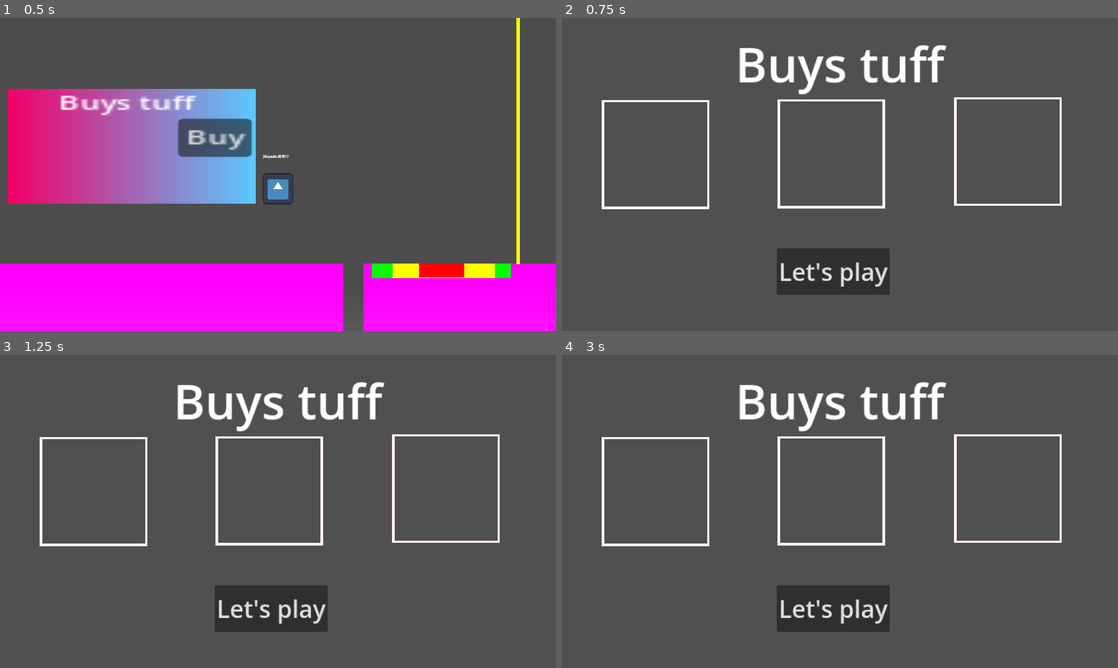
Above: before the commit, frames 1-4 (two rows, left to right).
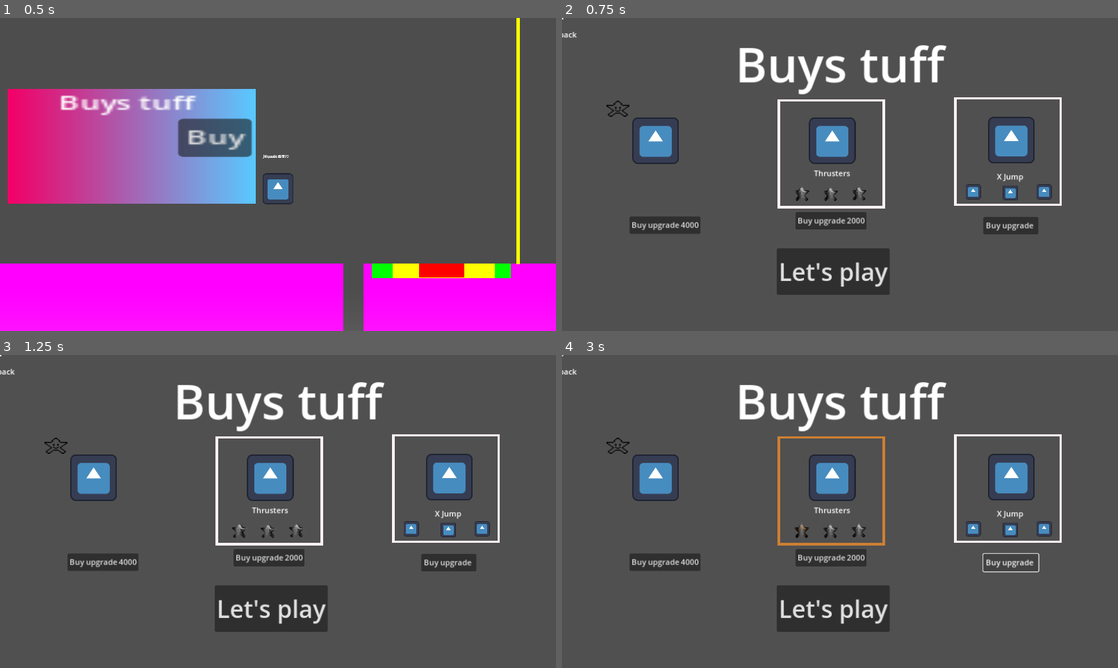
Above: after the commit, the same moments.

Repository: ARLJohnston/DSGJam2025
Game: Godot game, scene res://Main.tscn
Same seed, same stepped clock (60 frames per second), same inputs: the game is played once before the commit and once after it. The engine's default icon, where the game draws it, is replaced by a stand-in: a white triangle on a blue panel in a dark square.
Inputs (mouse positions are in pixels of both pictures, inside the frame that each line leads up to):
- Up to frame 1 (0.5 s): no input
- Up to frame 2 (0.75 s): click "Buy" at 0.5 s
- Up to frame 3 (1.25 s): no input
- Up to frame 4 (3 s): click (667, 561) at 1.25 s, where only the run after the commit has a clickable "Buy upgrade 4000"; click (828, 558) at 2 s, where only the run after the commit has a clickable "Buy upgrade 2000"; click (1012, 561) at 2.75 s, where only the run after the commit has a clickable "Buy upgrade"

Frame 1 is identical in both runs. In frame 2, 6.8% of the frame differs, in the area x 0-89%, y 0-70%; in frame 3, 6.8%; in frame 4, 7.1%.

Commit message:
create thruster upgrade mechanism in the menu

Diff:
--- a/Main.tscn
+++ b/Main.tscn
@@ -7,6 +7,12 @@
 [ext_resource type="Script" path="res://landing_zone.gd" id="5_gt764"]
 [ext_resource type="Script" path="res://shop.gd" id="6_6wxs6"]
 [ext_resource type="Script" path="res://shop_ui.gd" id="7_0w4do"]
+[ext_resource type="Script" path="res://item.gd" id="8_ha1y3"]
+[ext_resource type="Texture2D" uid="uid://bl755cmogpf3b" path="res://icon.svg" id="9_vv2q7"]
+[ext_resource type="Texture2D" uid="uid://31y471ietg81" path="res://assets/star.png" id="10_iinf3"]
+[ext_resource type="Script" path="res://thruster.gd" id="11_n385k"]
+[ext_resource type="Texture2D" uid="uid://lmgxg64jw66l" path="res://assets/star_gradient.png" id="12_dqjo1"]
+[ext_resource type="Shader" path="res://glistening.gdshader" id="12_kuat7"]
 
 [sub_resource type="WorldBoundaryShape2D" id="WorldBoundaryShape2D_1te06"]
 
@@ -56,6 +62,17 @@
 gradient = SubResource("Gradient_akg74")
 width = 128
 height = 96
+
+[sub_resource type="ShaderMaterial" id="ShaderMaterial_jc6g7"]
+shader = ExtResource("12_kuat7")
+
+[sub_resource type="GDScript" id="GDScript_3i8dr"]
+
+[sub_resource type="ShaderMaterial" id="ShaderMaterial_56qdg"]
+shader = ExtResource("12_kuat7")
+
+[sub_resource type="ShaderMaterial" id="ShaderMaterial_lrk3d"]
+shader = ExtResource("12_kuat7")
 
 [node name="Main" type="Node2D"]
 script = ExtResource("1_fcgpp")
@@ -207,16 +224,72 @@
 grow_vertical = 2
 color = Color(0.313726, 0.313726, 0.313726, 1)
 
-[node name="ReferenceRect" type="ReferenceRect" parent="ShopUI/ColorRect"]
-offset_left = 85.0
-offset_top = 172.0
-offset_right = 303.0
-offset_bottom = 393.0
+[node name="JetpackBorder" type="ReferenceRect" parent="ShopUI/ColorRect"]
+layout_mode = 0
 border_color = Color(1, 0.941298, 0.955037, 1)
 border_width = 5.0
 editor_only = false
-
-[node name="ReferenceRect2" type="ReferenceRect" parent="ShopUI/ColorRect"]
+script = ExtResource("8_ha1y3")
+
+[node name="BuyJetpackUpgrade" type="Button" parent="ShopUI/ColorRect/JetpackBorder"]
+layout_mode = 0
+offset_left = 140.0
+offset_top = 411.0
+offset_right = 254.0
+offset_bottom = 447.0
+text = "Buy upgrade "
+icon_alignment = 1
+
+[node name="Label" type="Label" parent="ShopUI/ColorRect/JetpackBorder"]
+layout_mode = 1
+anchors_preset = 14
+anchor_top = 0.5
+anchor_right = 1.0
+anchor_bottom = 0.5
+offset_left = 1.0
+offset_top = 23.5
+offset_right = 1.0
+offset_bottom = 46.5
+grow_horizontal = 2
+grow_vertical = 2
+text = "Jetpack"
+horizontal_alignment = 1
+vertical_alignment = 1
+
+[node name="Icon" type="Sprite2D" parent="ShopUI/ColorRect/JetpackBorder"]
+position = Vector2(194, 254)
+scale = Vector2(0.757812, 0.757812)
+texture = ExtResource("9_vv2q7")
+
+[node name="UpgradeLevelStar1" type="Sprite2D" parent="ShopUI/ColorRect/JetpackBorder"]
+visible = false
+z_index = 10
+position = Vector2(59, 187)
+scale = Vector2(2.125, 1.875)
+texture = ExtResource("10_iinf3")
+
+[node name="UpgradeLevelStar2" type="Sprite2D" parent="ShopUI/ColorRect/JetpackBorder"]
+visible = false
+z_index = 10
+position = Vector2(102.924, 261.723)
+scale = Vector2(2.125, 1.875)
+texture = ExtResource("10_iinf3")
+
+[node name="UpgradeLevelStar3" type="Sprite2D" parent="ShopUI/ColorRect/JetpackBorder"]
+visible = false
+z_index = 10
+position = Vector2(111, 187)
+scale = Vector2(2.3125, 1.875)
+texture = ExtResource("10_iinf3")
+
+[node name="UpgradeLevelStar4" type="Sprite2D" parent="ShopUI/ColorRect/JetpackBorder"]
+z_index = 10
+position = Vector2(115.75, 188)
+scale = Vector2(2.90625, 2)
+texture = ExtResource("10_iinf3")
+
+[node name="ThrusterBorder" type="ReferenceRect" parent="ShopUI/ColorRect"]
+layout_mode = 0
 offset_left = 449.0
 offset_top = 171.0
 offset_right = 667.0
@@ -224,6 +297,79 @@
 border_color = Color(1, 0.941298, 0.955037, 1)
 border_width = 5.0
 editor_only = false
+script = ExtResource("11_n385k")
+
+[node name="Icon2" type="Sprite2D" parent="ShopUI/ColorRect/ThrusterBorder"]
+position = Vector2(111, 83)
+scale = Vector2(0.757812, 0.757812)
+texture = ExtResource("9_vv2q7")
+
+[node name="ThrustersLabel" type="Label" parent="ShopUI/ColorRect/ThrusterBorder"]
+layout_mode = 0
+offset_left = 56.0
+offset_top = 139.0
+offset_right = 165.0
+offset_bottom = 162.0
+text = "Thrusters"
+horizontal_alignment = 1
+vertical_alignment = 1
+
+[node name="ThrustersUpgradeLevelStar1" type="Sprite2D" parent="ShopUI/ColorRect/ThrusterBorder"]
+material = SubResource("ShaderMaterial_jc6g7")
+position = Vector2(47.5, 193)
+scale = Vector2(1.9375, 1.875)
+texture = ExtResource("12_dqjo1")
+script = SubResource("GDScript_3i8dr")
+
+[node name="ThrustersUpgradeLevelStar2" type="Sprite2D" parent="ShopUI/ColorRect/ThrusterBorder"]
+material = SubResource("ShaderMaterial_56qdg")
+position = Vector2(107, 193.5)
+scale = Vector2(1.938, 1.776)
+texture = ExtResource("12_dqjo1")
+
+[node name="ThrustersUpgradeLevelStar3" type="Sprite2D" parent="ShopUI/ColorRect/ThrusterBorder"]
+material = SubResource("ShaderMaterial_lrk3d")
+position = Vector2(166, 192.5)
+scale = Vector2(1.938, 1.8125)
+texture = ExtResource("12_dqjo1")
+
+[node name="BuyThrustUpgrade" type="Button" parent="ShopUI/ColorRect/ThrusterBorder"]
+layout_mode = 0
+offset_left = 35.0
+offset_top = 231.0
+offset_right = 149.0
+offset_bottom = 267.0
+text = "Buy upgrade "
+
+[node name="Label2" type="Label" parent="ShopUI/ColorRect"]
+layout_mode = 0
+offset_left = 874.0
+offset_top = 317.0
+offset_right = 983.0
+offset_bottom = 340.0
+text = "X Jump"
+horizontal_alignment = 1
+vertical_alignment = 1
+
+[node name="Icon10" type="Sprite2D" parent="ShopUI/ColorRect"]
+position = Vector2(852, 360)
+scale = Vector2(0.246094, 0.238281)
+texture = ExtResource("9_vv2q7")
+
+[node name="Icon11" type="Sprite2D" parent="ShopUI/ColorRect"]
+position = Vector2(852, 360)
+scale = Vector2(0.246094, 0.238281)
+texture = ExtResource("9_vv2q7")
+
+[node name="Icon12" type="Sprite2D" parent="ShopUI/ColorRect"]
+position = Vector2(929, 362)
+scale = Vector2(0.246094, 0.238281)
+texture = ExtResource("9_vv2q7")
+
+[node name="Icon13" type="Sprite2D" parent="ShopUI/ColorRect"]
+position = Vector2(999, 360)
+scale = Vector2(0.246094, 0.238281)
+texture = ExtResource("9_vv2q7")
 
 [node name="Label" type="Label" parent="ShopUI"]
 offset_left = 359.0
@@ -252,10 +398,25 @@
 theme_override_font_sizes/font_size = 50
 text = "Let's play"
 
+[node name="Icon" type="Sprite2D" parent="ShopUI"]
+position = Vector2(931, 253)
+scale = Vector2(0.757812, 0.757812)
+texture = ExtResource("9_vv2q7")
+
+[node name="BuyJetpackUpgrade" type="Button" parent="ShopUI"]
+offset_left = 873.0
+offset_top = 412.0
+offset_right = 987.0
+offset_bottom = 448.0
+text = "Buy upgrade "
+
 [connection signal="body_entered" from="UDeadMate/Area2D" to="UDeadMate" method="_on_area_2d_body_entered"]
 [connection signal="body_entered" from="GapGround/FinishLine/Area2D" to="GapGround/FinishLine" method="_on_area_2d_body_entered"]
 [connection signal="body_entered" from="LandingZone/Bullseye" to="LandingZone" method="_on_area_2d_body_entered"]
 [connection signal="body_entered" from="LandingZone/Double" to="LandingZone" method="_on_double_body_entered"]
 [connection signal="body_entered" from="LandingZone/Single" to="LandingZone" method="_on_single_body_entered"]
 [connection signal="pressed" from="Shop/Background/Button" to="ShopUI" method="_on_button_pressed"]
+[connection signal="pressed" from="ShopUI/ColorRect/JetpackBorder/BuyJetpackUpgrade" to="ShopUI/ColorRect/JetpackBorder" method="_on_buy_jetpack_upgrade_pressed"]
+[connection signal="pressed" from="ShopUI/ColorRect/ThrusterBorder/BuyThrustUpgrade" to="ShopUI/ColorRect/ThrusterBorder" method="_on_buy_thrust_upgrade_pressed"]
 [connection signal="pressed" from="ShopUI/Button" to="ShopUI" method="_on_button_pressed"]
+[connection signal="pressed" from="ShopUI/BuyJetpackUpgrade" to="ShopUI/ColorRect/JetpackBorder" method="_on_buy_jetpack_upgrade_pressed"]
--- /dev/null
+++ b/glistening.gdshader
@@ -0,0 +1,17 @@
+shader_type canvas_item;
+
+void fragment() {
+    vec2 uv = UV;
+
+    // Create a shimmer effect that moves over time
+    float shine = sin(TIME * 3.0 + uv.x * 10.0) * 0.5 + 0.5;
+
+    // Get the sprite's current modulated color
+    vec4 tex_color = texture(TEXTURE, uv) * COLOR; // Applies modulate color
+
+    // Create a white shine overlay
+    vec4 shine_color = vec4(1.0, 1.0, 1.0, shine * 0.5);
+
+    // Blend the shine with the sprite’s modulated color
+    COLOR = mix(tex_color, shine_color, shine * 0.4);
+}
--- /dev/null
+++ b/item.gd
@@ -0,0 +1,27 @@
+extends ReferenceRect
+
+
+var upgrade_level : int
+const MAX_LEVEL = 3
+var cost = [2000,4000,6000]
+
+enum MetalColor { BRONZE = 1, SILVER = 2, GOLD = 3 }
+
+# Dictionary to store corresponding colors
+var metal_colors = {
+	MetalColor.BRONZE: Color("#CD7F32"),  # Bronze
+	MetalColor.SILVER: Color("#C0C0C0"),  # Silver
+	MetalColor.GOLD: Color("#FFD700")     # Gold
+}
+
+func _ready() -> void:
+	$BuyJetpackUpgrade.text = "Buy upgrade " + str(cost[upgrade_level + 1])
+
+func get_metal_color(value: int) -> Color:
+	return metal_colors.get(value, Color(1, 1, 1))
+
+
+func _on_buy_jetpack_upgrade_pressed() -> void:
+	if (upgrade_level != MAX_LEVEL):
+		upgrade_level += 1
+		self.border_color = get_metal_color(upgrade_level)
--- /dev/null
+++ b/thruster.gd
@@ -0,0 +1,38 @@
+extends ReferenceRect
+
+
+var upgrade_level : int
+const MAX_LEVEL = 3
+var cost = [2000,4000,6000]
+
+enum MetalColor { BRONZE = 1, SILVER = 2, GOLD = 3 }
+
+# Dictionary to store corresponding colors
+var metal_colors = {
+	MetalColor.BRONZE: Color("#CD7F32"),  # Bronze
+	MetalColor.SILVER: Color("#C0C0C0"),  # Silver
+	MetalColor.GOLD: Color("#FFD700")     # Gold
+}
+
+func _ready() -> void:
+	$BuyThrustUpgrade.text = "Buy upgrade " + str(cost[upgrade_level])
+
+func get_metal_color(value: int) -> Color:
+	return metal_colors.get(value, Color(1, 1, 1))
+
+func _on_buy_thrust_upgrade_pressed() -> void:
+	if (upgrade_level != MAX_LEVEL):
+			$BuyThrustUpgrade.text = "Buy upgrade " + str(cost[upgrade_level])
+
+	if (upgrade_level < MAX_LEVEL):
+		upgrade_level += 1
+		self.border_color = get_metal_color(upgrade_level)
+		match upgrade_level:
+			1:
+				$ThrustersUpgradeLevelStar1.modulate = get_metal_color(MetalColor.BRONZE)
+			2:
+				$ThrustersUpgradeLevelStar2.modulate = get_metal_color(MetalColor.SILVER)
+			3:
+				$ThrustersUpgradeLevelStar3.modulate = get_metal_color(MetalColor.GOLD)
+			_:
+				print("Invalid level")
Not shown: 1 places in Main.tscn that only renumber resources
Binary file added: assets/Jetpack.png
Not shown, added: assets/Jetpack.png.import
Binary file added: assets/star.png
Not shown, added: assets/star.png.import
Binary file added: assets/star_gradient.png
Not shown, added: assets/star_gradient.png.import
